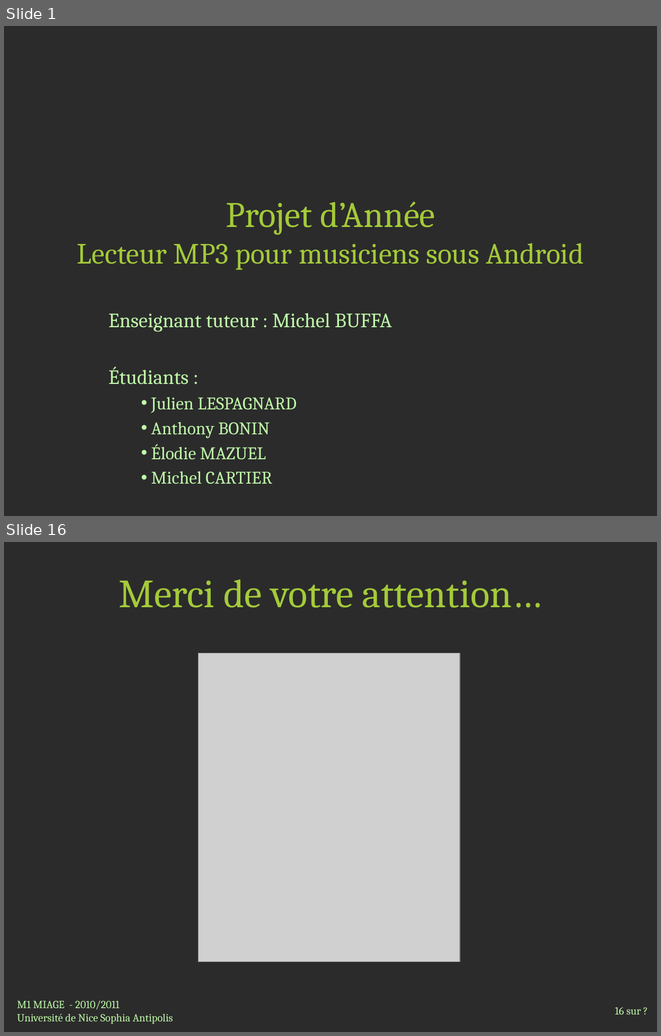
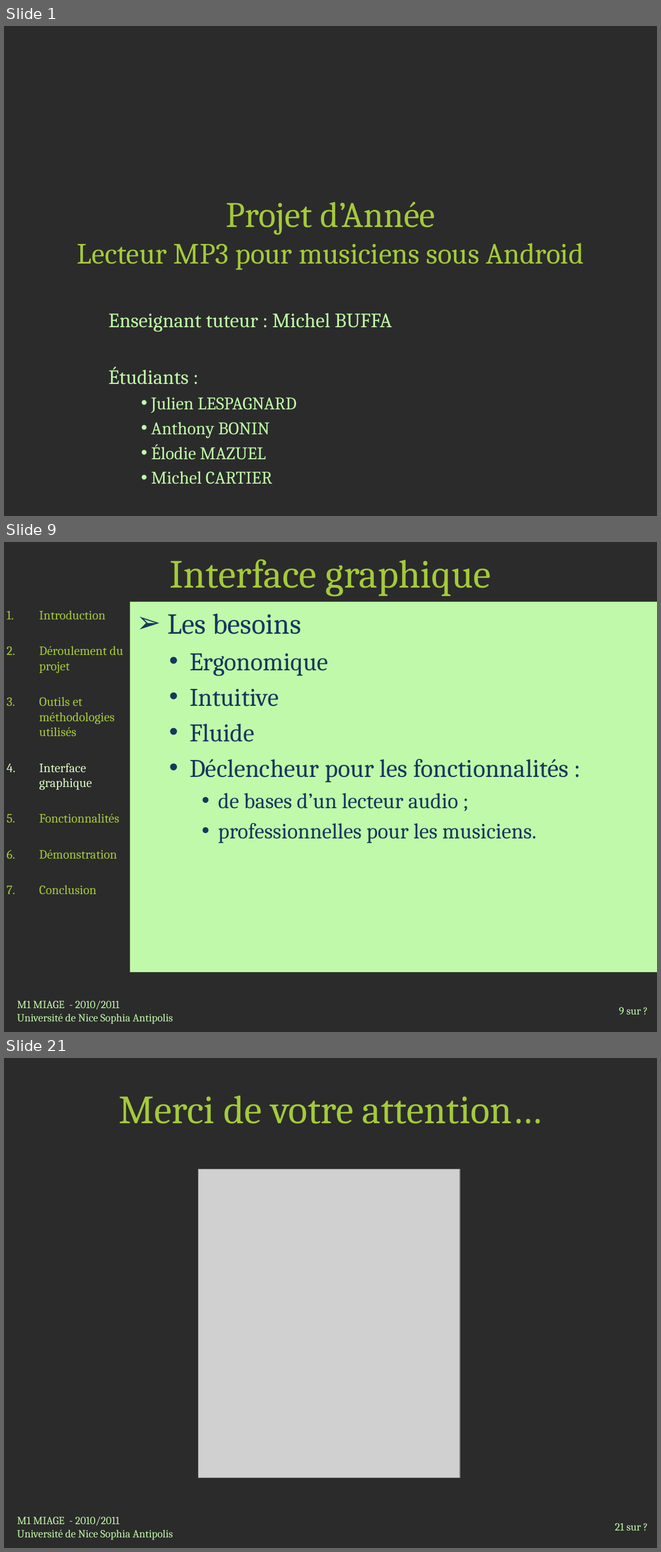
Before and after one commit to jlespagnard/android-advanced-player, a slide deck: AAP/docs/Presentation.pptx. Shown one above the other, each under a label of ours: slides 1 and 16 before the commit, slides 1, 9 and 21 after it; the slides between them are not shown. The pictures are 661x1036 and 661x1552 pixels, drawn with LibreOffice and Linux fonts; fonts in the diff are those of the drawing; grey boxes stand for pictures; background and template pictures are left out; a plain dark background stands for a picture behind light text. Boxes give left, top, right and bottom in pixels: in the first picture for what was removed or moved away, otherwise in the second. Text is boxed around its words. In the diff, an @@ line names an element or a change of style, - is before the commit and + after.

```diff
--- a/AAP/docs/Presentation.pptx
+++ b/AAP/docs/Presentation.pptx
@@ slide 9 added at box(4, 542, 657, 1032), background picture (left out) @@
@@ title added at box(170, 559, 491, 596), 44 pt, text #A4CA39 @@
+Interface graphique
@@ text added at box(130, 602, 657, 972), fill #C0F9A9, 28 pt, text #17375E @@
+➢ Les besoins
+  • Ergonomique
+  • Intuitive
+  • Fluide
+  • Déclencheur pour les fonctionnalités :
+    • de bases d’un lecteur audio ;
+    • professionnelles pour les musiciens.
@@ text added at box(39, 610, 123, 894), 14 pt, text #A4CA39 @@
+1. Introduction
+2. Déroulement du projet
+3. Outils et méthodologies utilisés
+4. Interface graphique
+5. Fonctionnalités
+6. Démonstration
+7. Conclusion
@@ text added at box(17, 1000, 173, 1024), 12 pt, text #C0F9A9 @@
+M1 MIAGE - 2010/2011
+Université de Nice Sophia Antipolis
@@ page number added at box(619, 1007, 641, 1014), 12 pt, text #C0F9A9 @@
+9 sur ?
@@ what was slide 16 is now slide 21 @@
@@ page number at box(615, 1523, 641, 1530): text changed @@
-16 sur ?
+21 sur ?
```
Also in this commit, not shown: 14 slides changed, 4 other slides added, 2 other files.
